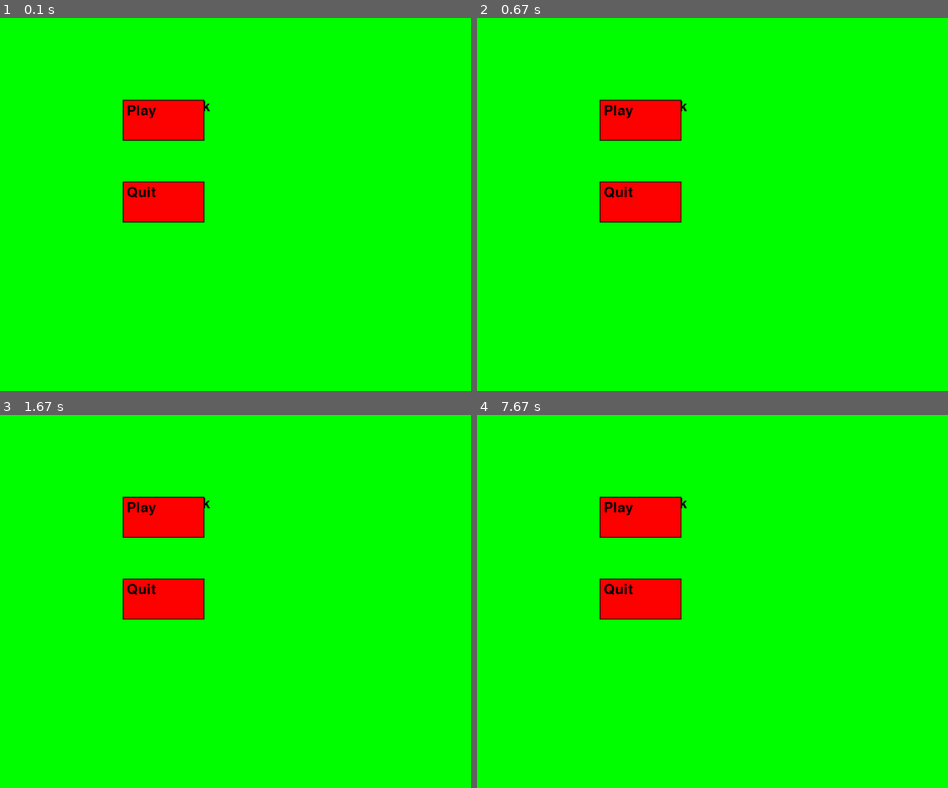
Above: before the commit, frames 1-4 (two rows, left to right).
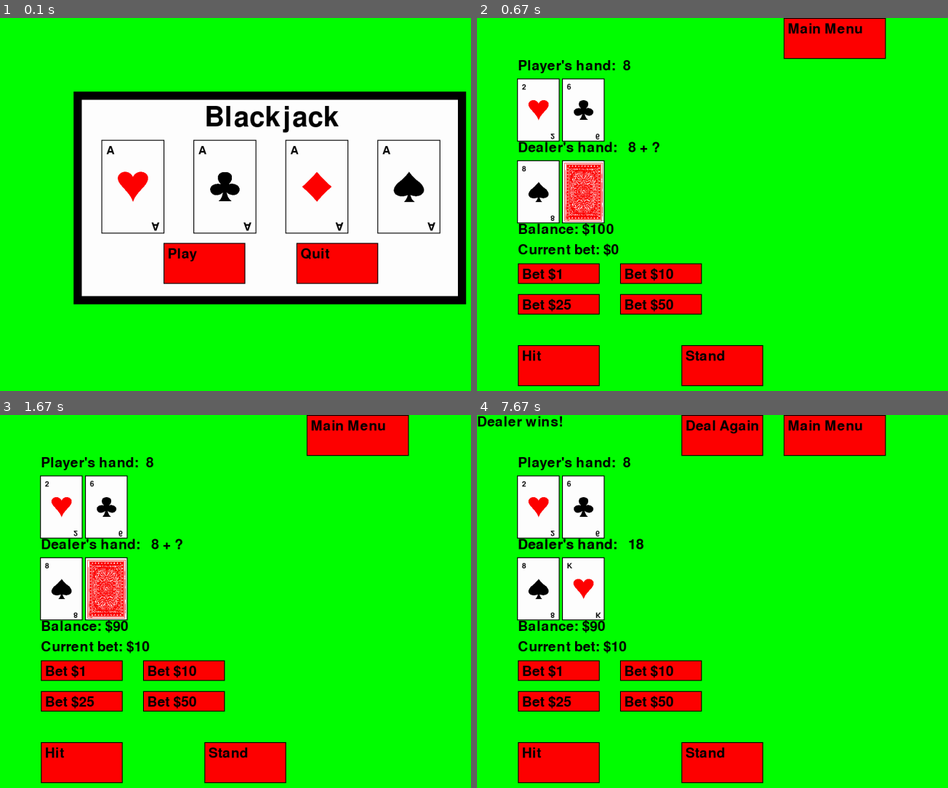
Above: after the commit, the same moments.

Repository: turnertrowbridge/PyGame_Blackjack
Game: pygame game, started from main.py
The game is run twice, just before and just after one commit, with the same random seed, the same clock (stepped at 60 frames per second) and the same inputs.
Inputs (mouse positions are in pixels of both pictures, inside the frame that each line leads up to):
- Up to frame 1 (0.1 s): no input
- Up to frame 2 (0.67 s): click (679, 264) at 0.38 s, where only the run after the commit has a clickable "Play"
- Up to frame 3 (1.67 s): click (169, 664) at 0.72 s
- Up to frame 4 (7.67 s): click (721, 761) at 7.55 s, where only the run after the commit has a clickable "Stand"

The runs differ from the first frame. In frame 1, 48% of the frame differs, in the area x 15-100%, y 19-77%; in frame 2, 21%; in frame 3, 21%; in frame 4, 24%.

Commit message:
Updated Main Menu UI

Diff:
--- a/game.py
+++ b/game.py
@@ -1,5 +1,5 @@
 import pygame
-from ui import draw_text, draw_button, draw_card, draw_hidden_card
+from ui import draw_text, draw_button, draw_card, draw_hidden_card, draw_menu_card
 from deck import Deck
 
 
@@ -7,11 +7,13 @@
     def __init__(self, screen):
         self.screen = screen
         self.MAIN_MENU_BUTTON = [300, 300, 200, 100]
-        self.PLAY_BUTTON = [300, 200, 200, 100]
-        self.QUIT_BUTTON = [300, 400, 200, 100]
+        self.PLAY_BUTTON = [400, 550, 200, 100]
+        self.QUIT_BUTTON = [725, 550, 200, 100]
         self.show_main_menu = True
         self.font = pygame.font.Font(None, 50)
         self.card_font = pygame.font.Font(None, 27)
+        self.menu_card_font = pygame.font.Font(None, 41)
+        self.menu_font = pygame.font.Font(None, 100)
         self.HIT_BUTTON = [100, 800, 200, 100]
         self.STAND_BUTTON = [500, 800, 200, 100]
         self.RESET_BUTTON = [500, 0, 200, 100]
@@ -45,6 +47,7 @@
                 if self.show_main_menu:
                     if self.is_button_clicked(self.PLAY_BUTTON, event.pos):
                         self.show_main_menu = False
+                        self.reset_game()
                     elif self.is_button_clicked(self.QUIT_BUTTON, event.pos):
                         return False
                 elif not self.game_over:
@@ -62,19 +65,23 @@
                         self.place_bet(25)
                     if self.is_button_clicked(self.BET_50_BUTTON, event.pos):
                         self.place_bet(50)
-                    if self.is_button_clicked(self.EXIT_TO_MAIN_MENU_BUTTON, event.pos):
-                        self.show_reset_prompt = True
-                    if self.show_reset_prompt:
-                        if self.is_button_clicked(self.CONFIRM_BUTTON, event.pos):
-                            self.show_main_menu = True
-                            self.show_reset_prompt = False
-                        elif self.is_button_clicked(self.CANCEL_BUTTON, event.pos):
-                            self.show_reset_prompt = False
+                    self.handle_exit_to_main_menu(event)
 
                 if self.game_over:
                     if self.is_button_clicked(self.RESET_BUTTON, event.pos):
                         self.new_deal()
+                    self.handle_exit_to_main_menu(event)
         return True
+
+    def handle_exit_to_main_menu(self, event):
+        if self.is_button_clicked(self.EXIT_TO_MAIN_MENU_BUTTON, event.pos):
+            self.show_reset_prompt = True
+        if self.show_reset_prompt:
+            if self.is_button_clicked(self.CONFIRM_BUTTON, event.pos):
+                self.show_main_menu = True
+                self.show_reset_prompt = False
+            elif self.is_button_clicked(self.CANCEL_BUTTON, event.pos):
+                self.show_reset_prompt = False
 
     def update(self):
         player_total = self.calculate_total(self.player_hand)
@@ -87,7 +94,21 @@
     def draw(self):
         if self.show_main_menu:
             self.screen.fill((0, 255, 0))
-            draw_text(self.screen, self.font, "Blackjack", 350, 200)
+
+            # Draw background
+            pygame.draw.rect(self.screen, (0, 0, 0), (180, 180, 960, 520))
+            pygame.draw.rect(self.screen, (255, 255, 255),
+                             (200, 200, 920, 480))
+
+            # Draw Ace cards
+            aces = [("Ace", "Hearts", "A"), ("Ace", "Clubs", "A"),
+                    ("Ace", "Diamonds", "A"), ("Ace", "Spades", "A")]
+            for i, ace in enumerate(aces):
+                draw_menu_card(self.screen, self.menu_card_font,
+                               ace, 250 + i * 150 * 1.5, 300)
+
+            # Draw main menu buttons
+            draw_text(self.screen, self.menu_font, "Blackjack", 500, 210)
             draw_button(self.screen, self.font, "Play", *self.PLAY_BUTTON)
             draw_button(self.screen, self.font, "Quit", *self.QUIT_BUTTON)
         else:
--- a/ui.py
+++ b/ui.py
@@ -33,9 +33,32 @@
     screen.blit(card_sprite, (x + 25, y + 50))
 
 
+def draw_menu_card(screen, font, card, x, y, card_color=(255, 255, 255), text_color=(0, 0, 0)):
+    modifier = 1.5
+    width, height = 100, 150
+    width *= modifier
+    height *= modifier
+    pygame.draw.rect(screen, (0, 0, 0), (x - 2, y - 2, width + 4, height + 4),
+                     2)  # Draw black border
+    pygame.draw.rect(screen, card_color, (x, y, width,
+                     height))  # Draw button background
+    draw_text(screen, font, card[2], x + 10, y + 10, text_color)  # top left
+
+    # draw bottom right upside down
+    text_surface = font.render(card[2], True, text_color)
+    flipped_text_surface = pygame.transform.flip(text_surface, False, True)
+    screen.blit(flipped_text_surface, (x + (80 * modifier), y + (130 * modifier)))
+    # Add sprite
+    card_sprite=pygame.image.load(f"./images/{card[1].lower()}.png")
+    card_sprite=pygame.transform.scale(
+        card_sprite, (50 * modifier, 50 * modifier))
+    screen.blit(card_sprite, (x + (25 * modifier), y + (50 * modifier)))
+
+
 def draw_hidden_card(screen, font, x, y):
-    width, height = 100, 150
-    pygame.draw.rect(screen, (0, 0, 0), (x - 2, y - 2, width + 4, height + 4), 2)  # Draw black border
-    card_back = pygame.image.load("./images/card_back.png")
-    card_back = pygame.transform.scale(card_back, (width, height))
+    width, height=100, 150
+    pygame.draw.rect(screen, (0, 0, 0), (x - 2, y - 2, width +
+                     4, height + 4), 2)  # Draw black border
+    card_back=pygame.image.load("./images/card_back.png")
+    card_back=pygame.transform.scale(card_back, (width, height))
     screen.blit(card_back, (x, y))
